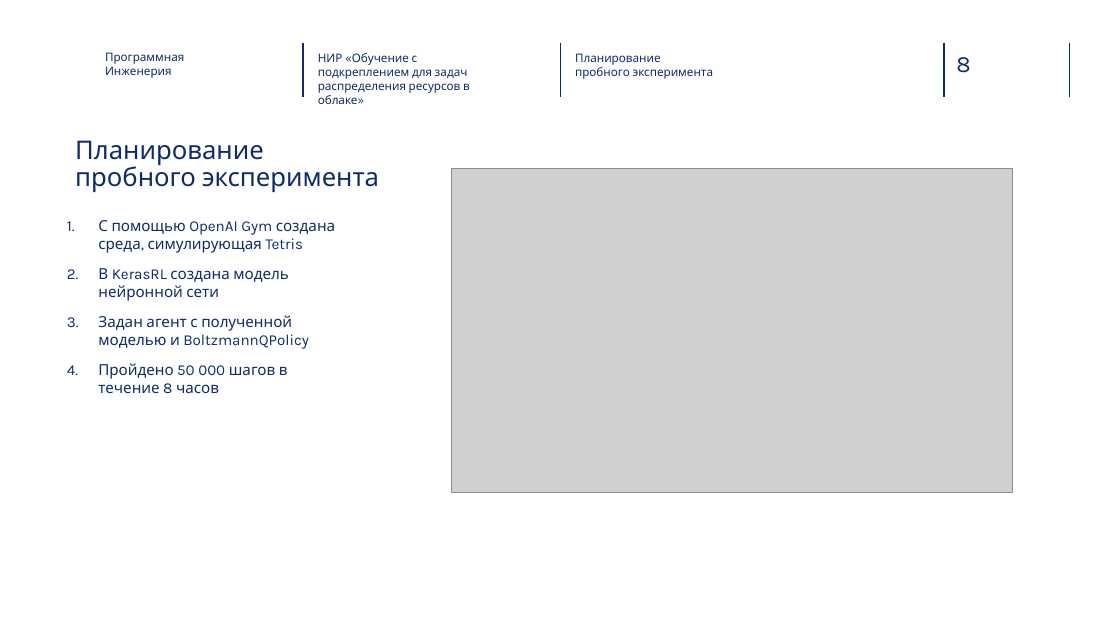
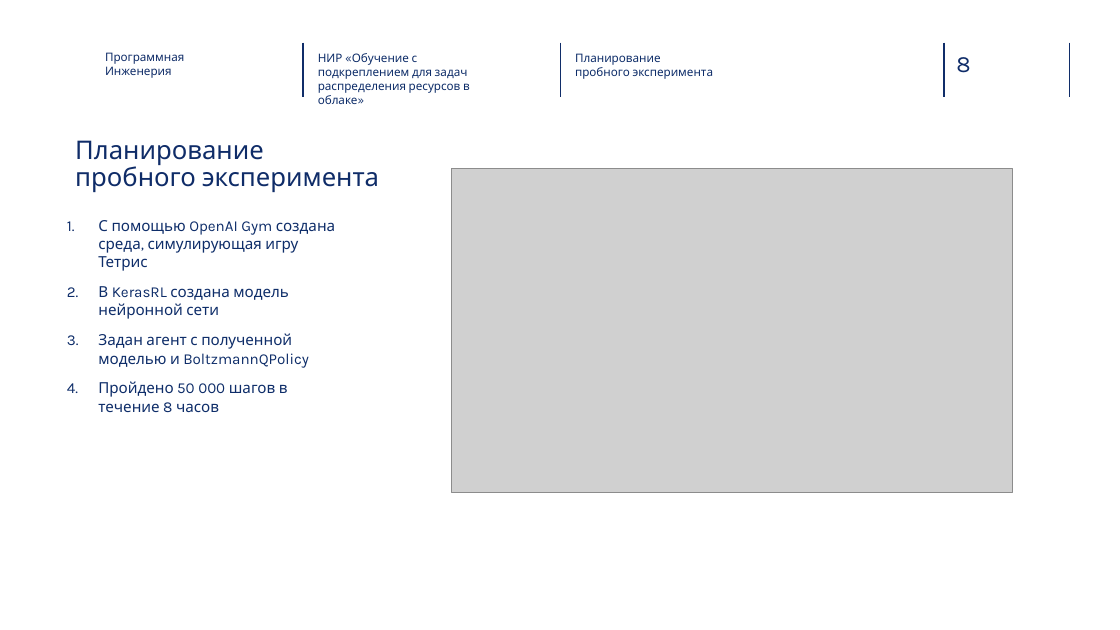
Before and after one commit to NikPeg/Reinforcement-learning-for-resource-allocation-tasks-in-the-cloud, a slide deck: slide 8 of Итоговая_презентация.pptx. Drawn at 1120x630 pixels with LibreOffice and Linux fonts; fonts in the diff are those of the drawing; grey boxes stand for pictures; background and template pictures are left out. Boxes give left, top, right and bottom in pixels: in the first picture for what was removed or moved away, otherwise in the second. Text is boxed around its words. In the diff, an @@ line names an element or a change of style, - is before the commit and + after.

```diff
--- a/Итоговая_презентация.pptx
+++ b/Итоговая_презентация.pptx
@@ text at (98, 220, 335, 271): text changed @@
-1. С помощью OpenAI Gym создана среда, симулирующая Tetris
+1. С помощью OpenAI Gym создана среда, симулирующая игру Тетрис
```
Also in this commit, not shown: 2 other slides changed.
